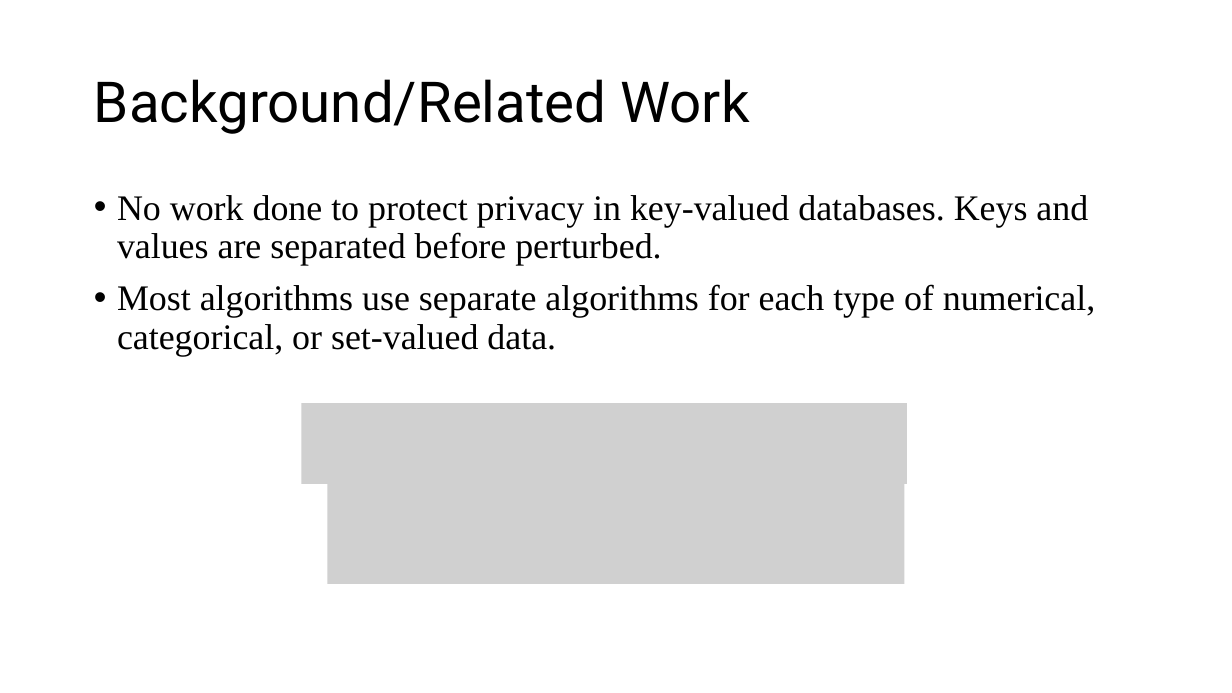
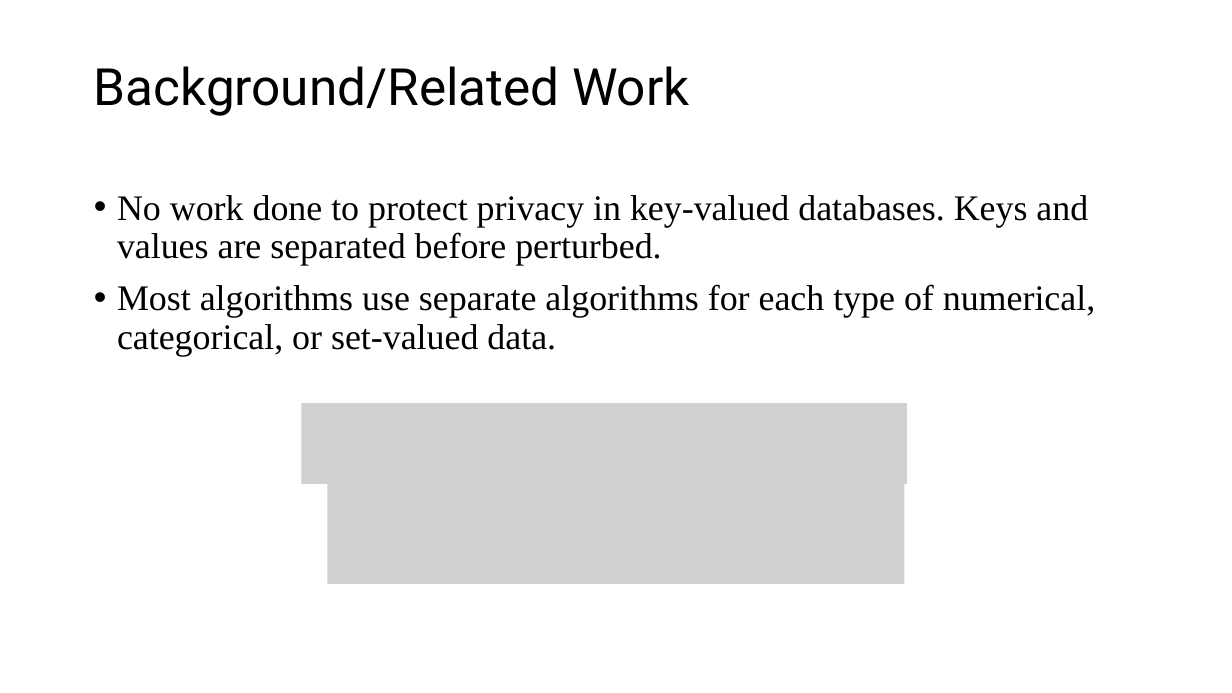
Before and after one commit to CodeFluent/Notes, a slide deck: slide 4 of CS-6223/hw/Grad_Project/Final Documents/PrivKV Differential Privacy for Key Value Structured Data.pptx. Drawn at 1232x693 pixels with LibreOffice and Linux fonts; fonts in the diff are those of the drawing; grey boxes stand for pictures. Boxes give left, top, right and bottom in pixels: in the first picture for what was removed or moved away, otherwise in the second. Text is boxed around its words. In the diff, an @@ line names an element or a change of style, - is before the commit and + after.

```diff
--- a/CS-6223/hw/Grad_Project/Final Documents/PrivKV Differential Privacy for Key Value Structured Data.pptx
+++ b/CS-6223/hw/Grad_Project/Final Documents/PrivKV Differential Privacy for Key Value Structured Data.pptx
@@ title "Background/Related Work" at <box>94,66,689,116</box>: size 44 to 40 pt @@
```
Also in this commit, not shown: 7 other slides changed, 3 slides added.
